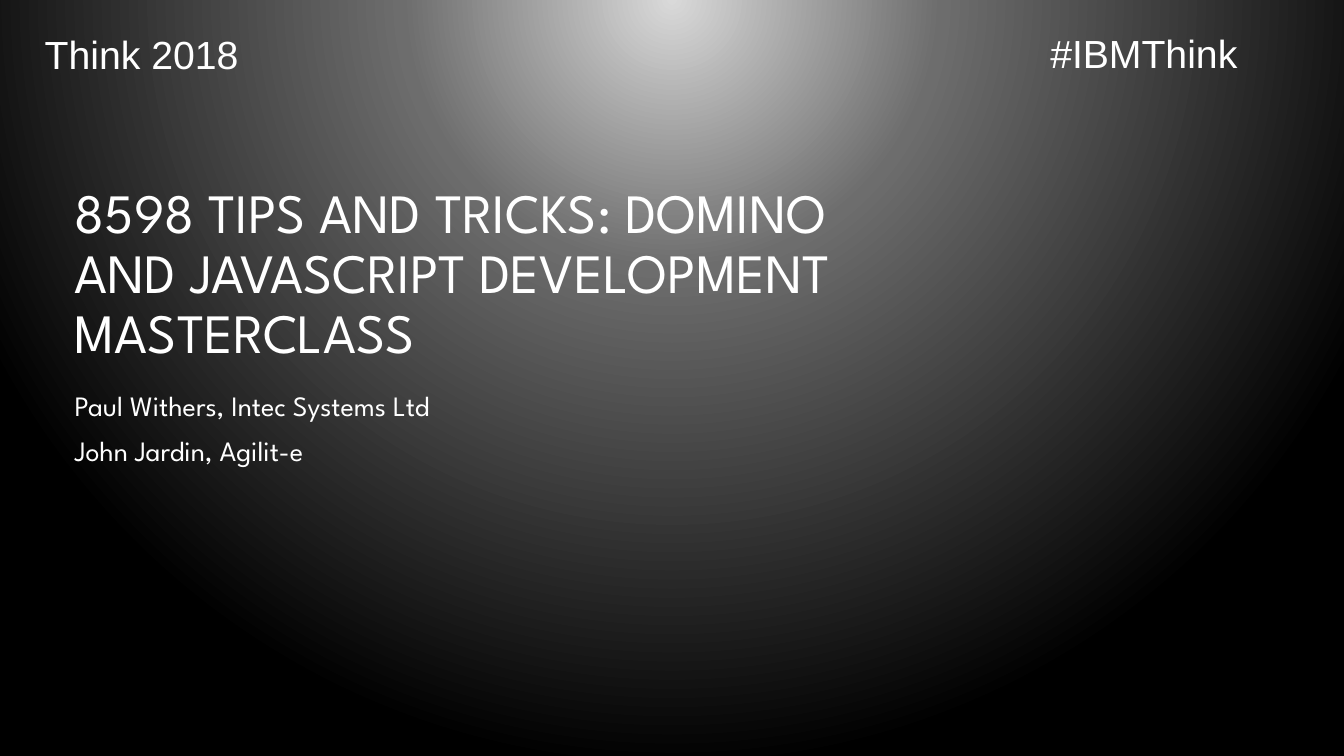
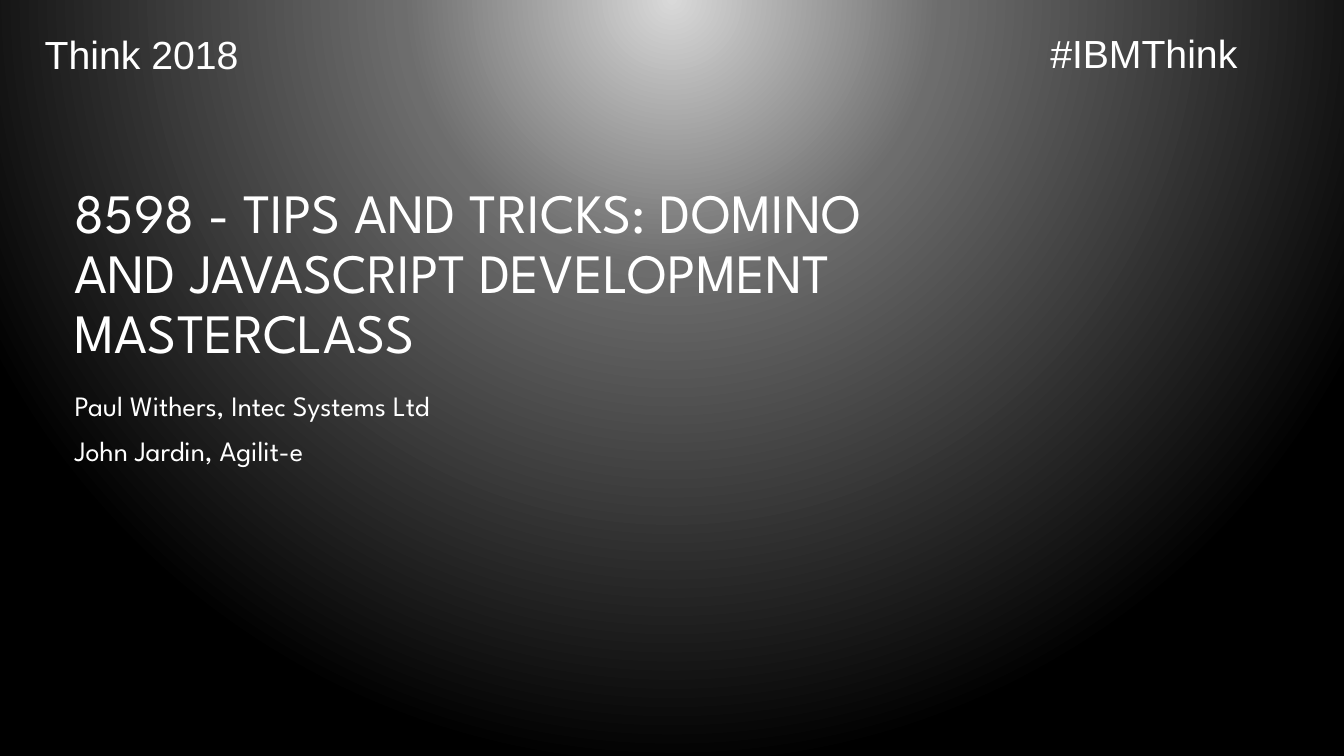
Before and after one commit to bleedingcode/domino-js-masterclass, a slide deck: slide 1 of presentation/8598 Domino and JS.pptx. Drawn at 1344x756 pixels with LibreOffice and Linux fonts; fonts in the diff are those of the drawing; background and template pictures are left out. Boxes give left, top, right and bottom in pixels: in the first picture for what was removed or moved away, otherwise in the second. Text is boxed around its words. In the diff, an @@ line names an element or a change of style, - is before the commit and + after.

```diff
--- a/presentation/8598 Domino and JS.pptx
+++ b/presentation/8598 Domino and JS.pptx
@@ title at [75, 195, 861, 370]: text changed @@
-8598 TIPS AND TRICKS: DOMINO AND JAVASCRIPT DEVELOPMENT MASTERCLASS
+8598 - TIPS AND TRICKS: DOMINO AND JAVASCRIPT DEVELOPMENT MASTERCLASS
```
Also in this commit, not shown: 1 other slide changed, 1 other file.
